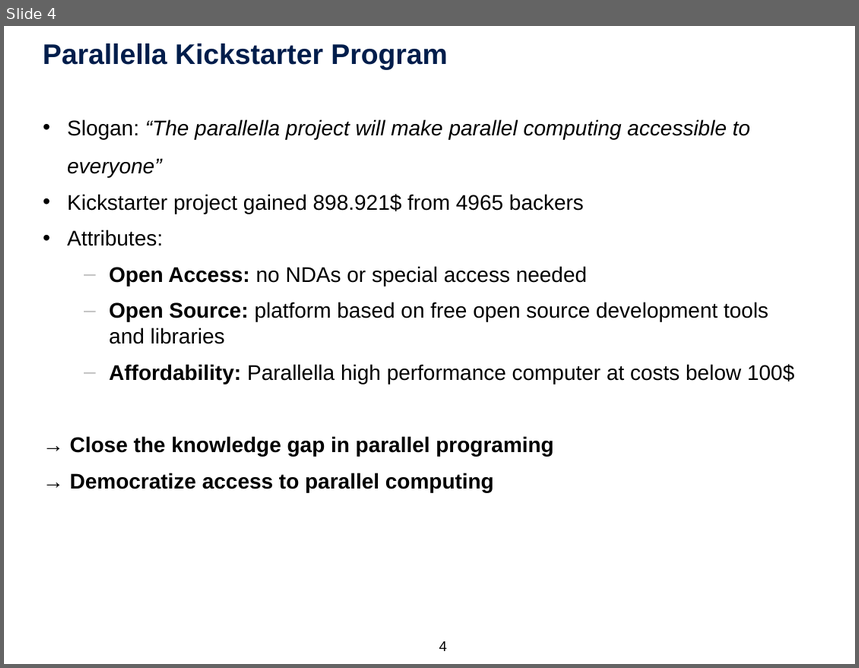
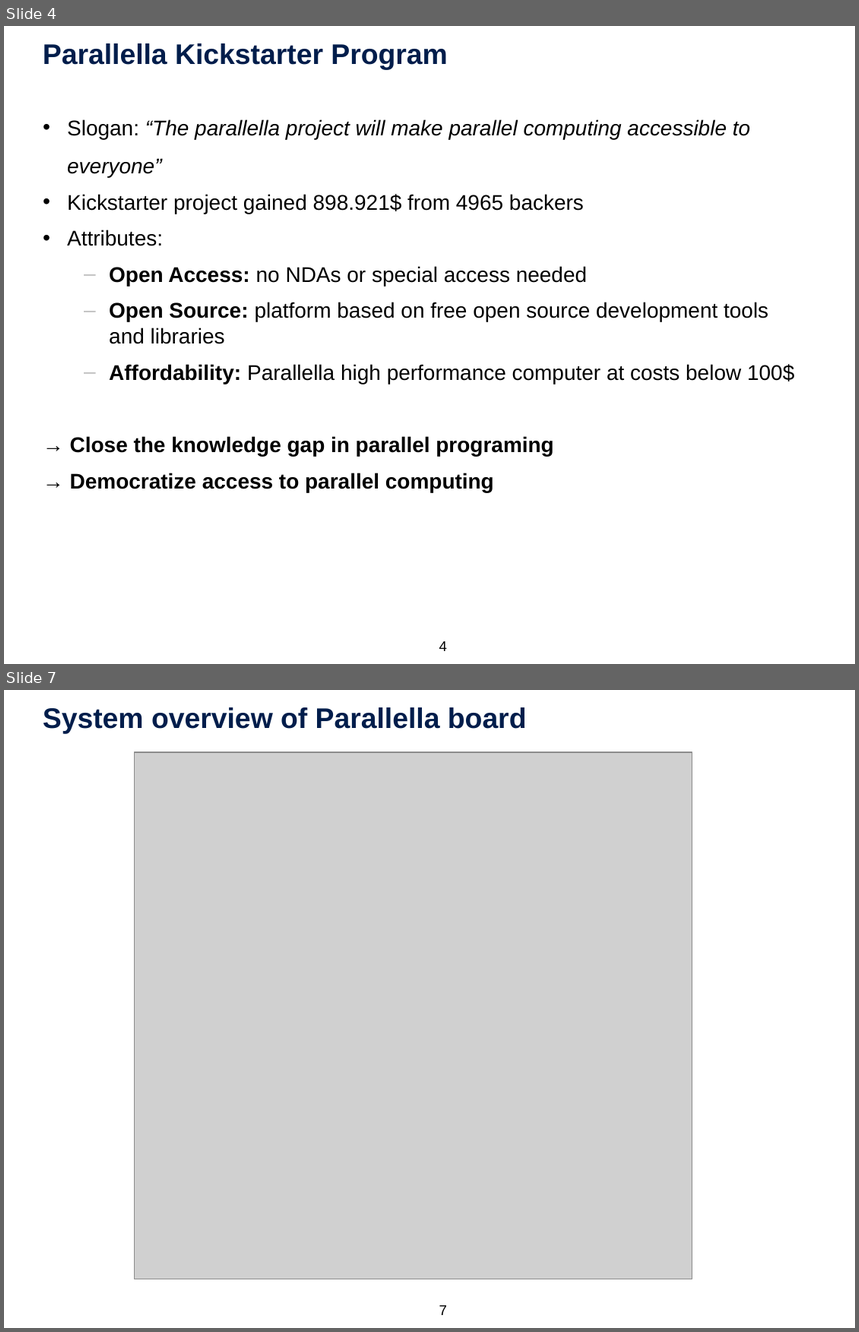
Before and after one commit to tobiashuste/parallella-hauptseminar, a slide deck: presentation/praesentation.pptx. Shown one above the other, each under a label of ours: slide 4 before the commit, slides 4 and 7 after it; the slides between them are not shown. The pictures are 859x668 and 859x1332 pixels, drawn with LibreOffice and Linux fonts; fonts in the diff are those of the drawing; grey boxes stand for pictures; background and template pictures are left out. Boxes give left, top, right and bottom in pixels: in the first picture for what was removed or moved away, otherwise in the second. Text is boxed around its words. In the diff, an @@ line names an element or a change of style, - is before the commit and + after.

```diff
--- a/presentation/praesentation.pptx
+++ b/presentation/praesentation.pptx
@@ slide 7 added at (4, 690, 855, 1328), background picture (left out) @@
@@ title added at (43, 707, 527, 734), 24 pt, text #001D4B, bold @@
+System overview of Parallella board
@@ picture added at (135, 752, 693, 1279) @@
@@ page number added at (439, 1306, 447, 1315), 12 pt, text #000000 @@
+7
```
Also in this commit, not shown: 3 slides changed, 3 other slides added, 8 other files.
